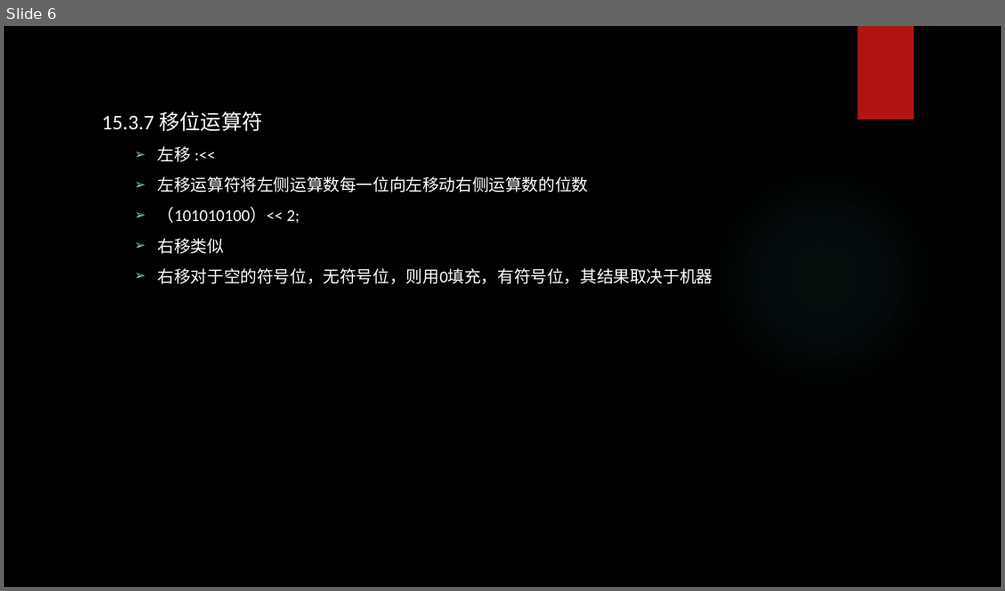
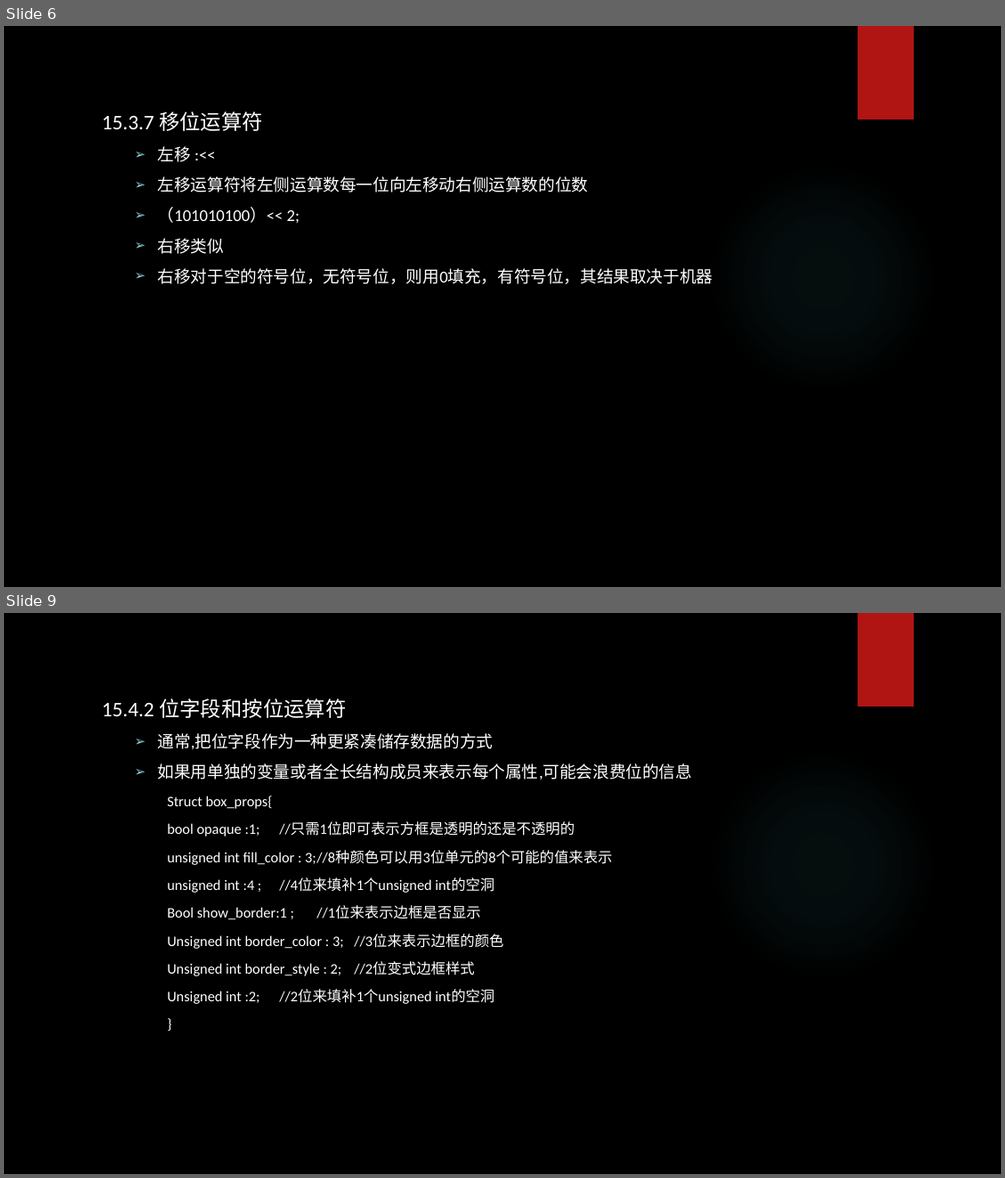
Before and after one commit to tsyin/c_ppt-code, a slide deck: PPT/15 位操作.pptx. Shown one above the other, each under a label of ours: slide 6 before the commit, slides 6 and 9 after it; the slides between them are not shown. The pictures are 1005x591 and 1005x1178 pixels, drawn with LibreOffice and Linux fonts; fonts in the diff are those of the drawing; background and template pictures are left out. Boxes give left, top, right and bottom in pixels: in the first picture for what was removed or moved away, otherwise in the second. Text is boxed around its words. In the diff, an @@ line names an element or a change of style, - is before the commit and + after.

```diff
--- a/PPT/15 位操作.pptx
+++ b/PPT/15 位操作.pptx
@@ slide 9 added at box(4, 613, 1001, 1174), background picture (left out); not listed: 2 template elements that a slide beside it also shows @@
@@ text added at box(102, 698, 692, 1004), 14 pt, text #FFFFFF @@
+15.4.2 位字段和按位运算符
+  ➢ 通常,把位字段作为一种更紧凑储存数据的方式
+  ➢ 如果用单独的变量或者全长结构成员来表示每个属性,可能会浪费位的信息
+    Struct box_props{
+    bool opaque :1; //只需1位即可表示方框是透明的还是不透明的
+    unsigned int fill_color : 3; //8种颜色可以用3位单元的8个可能的值来表示
+    unsigned int :4 ; //4位来填补1个unsigned int的空洞
+    Bool show_border:1 ; //1位来表示边框是否显示
+    Unsigned int border_color : 3; //3位来表示边框的颜色
+    Unsigned int border_style : 2; //2位变式边框样式
+    Unsigned int :2; //2位来填补1个unsigned int的空洞
+    }
```
Also in this commit, not shown: 3 other slides added, 1 slide removed, 1 other file.
